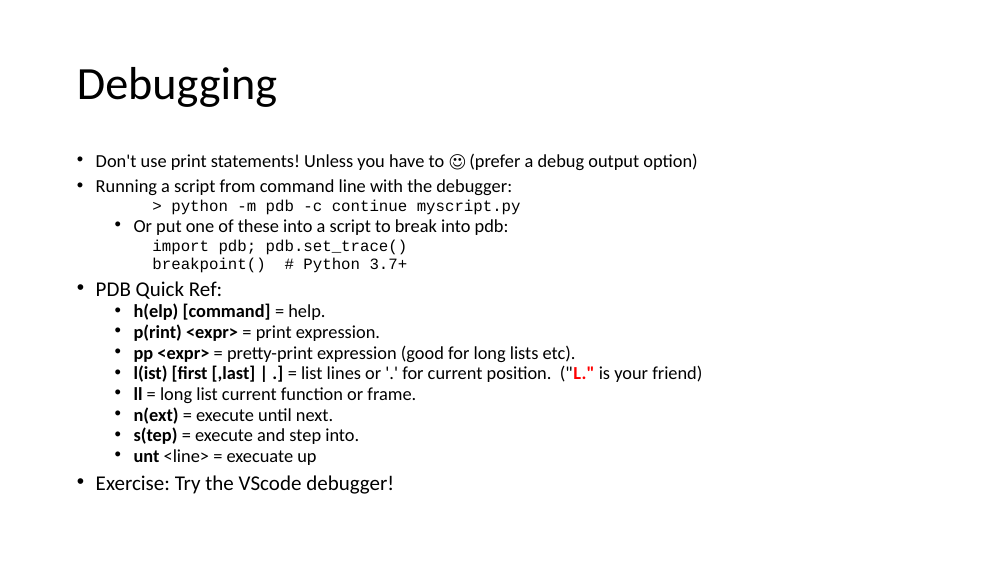
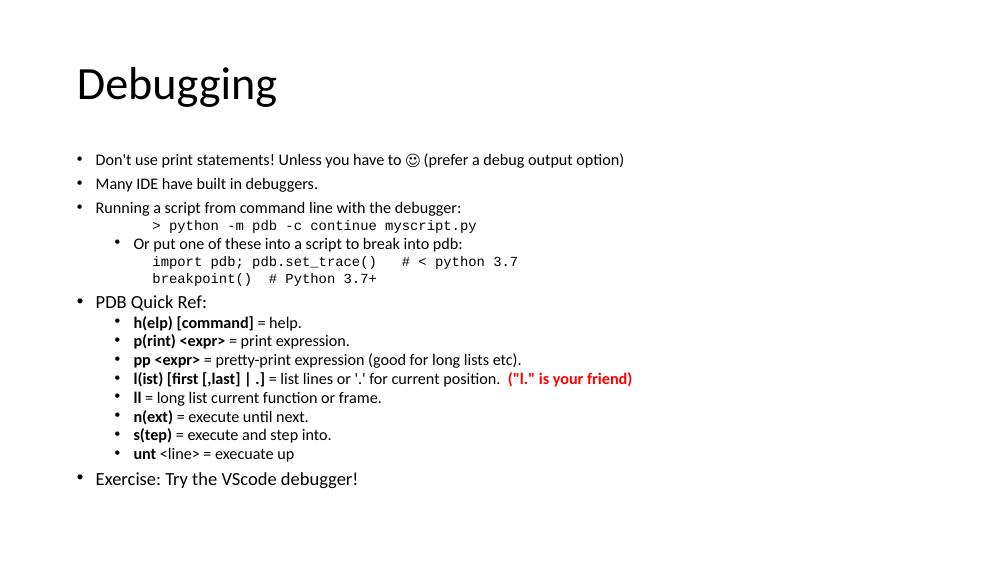
Before and after one commit to mrkbutty/PythonTutButty01, a slide deck: slide 36 of PyTut1_Intro.pptx (slide 30 before the commit). Drawn at 1008x567 pixels with LibreOffice and Linux fonts; fonts in the diff are those of the drawing. Boxes give left, top, right and bottom in pixels: in the first picture for what was removed or moved away, otherwise in the second. Text is boxed around its words. In the diff, an @@ line names an element or a change of style, - is before the commit and + after.

Commit message:
Ready for first course

```diff
--- a/PyTut1_Intro.pptx
+++ b/PyTut1_Intro.pptx
@@ text at [96,177,318,192]: paragraph added @@
+• Many IDE have built in debuggers.
@@ text at [96,153,624,488]: size 17.5 to 15.4 pt in "Don't use print statements! Unless you have ...", "Running a script from command line with ...", "Or put one of these into a ...", "h(elp) [command] = help." and 6 more places; size 15 to 13.2 pt in "> python -m pdb -c continue myscript.py", "breakpoint() # Python 3.7+"; size 20 to 17.6 pt in "PDB Quick Ref:", "Exercise: Try the VScode debugger!" @@
@@ text at [152,256,377,269]: text changed; size 15 to 13.2 pt @@
-    import pdb; pdb.set_trace()
+    import pdb; pdb.set_trace() # < python 3.7
@@ text at [134,372,632,387]: text changed; size 17.5 to 15.4 pt; bold on @@
-  • l(ist) [first [,last] | .] = list lines or '.' for current position. ("L." is your friend)
+  • l(ist) [first [,last] | .] = list lines or '.' for current position. ("l." is your friend)
```
Also in this commit, not shown: 16 other slides changed, 10 slides added, 6 slides removed, 33 other files.
